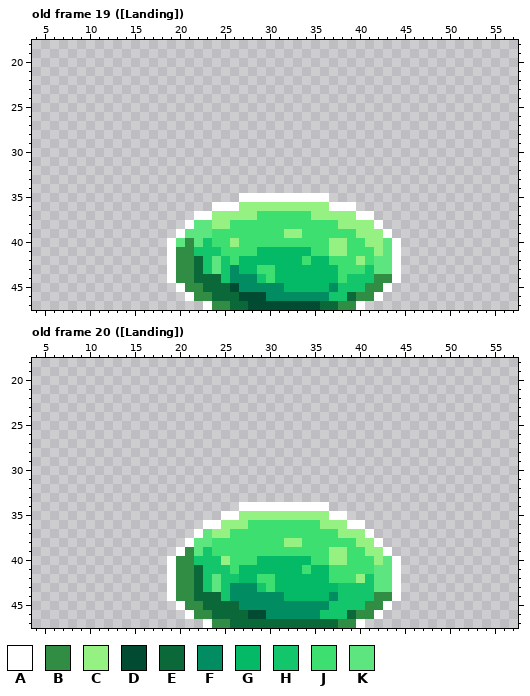
Edited in one commit: pixel-art file (Assets/Sprites/Enemies/SlimeEnemyAnimations.aseprite). That is the earlier state.
64x48 pixels, 23 frames. Shown: old frame 19 ([Landing]): x 4..57, y 18..47; old frame 20 ([Landing]): x 4..57, y 18..47. The commit also changed other frames, which this record leaves out.
Visible layers, top first: "Lighting" soft light, "Shadow" opacity 47% colour burn, "Slime".
Palette (. is transparent): A #ffffff  B #318d43  C #96f183  D #014b33  E #0b6939  F #018d61  G #04ba66  H #14c66b  J #3cdf70  K #5de57f
Pixels before, old frame 19 ([Landing]), first column x 19:
35 ........AAAAAAAAAA........
36 .....AAACCCCCCCCCCAAA.....
37 ...AACCCCCJJJJJJCCCCCAA...
38 ..AKKCCJJJJJJJJJJJJCCCCA..
39 .AKKKJJJJJJJJCCJJJJJJCCCA.
40 AKBKHJJCJJJJJJJJJJCCJJCCKA
41 ABBHHHJJJJGGGGGGJJCCJJJCKA
42 ABBEHKHJGGGGGGGJGGJJJCJKKA
43 ABBEHKHFGGJJGGGGGGGJJJHKKA
44 ABBEEEHFFFHJGGGGGGGJHHHBBA
45 .ABBEEEDFFFFFGGGGGFHHHBBA.
46 ..ABBEEEDDDFFFFFFFHHEBBA..
47 ....ABBEEDDDDDDDDEEBBA....
Pixels before, old frame 20 ([Landing]), first column x 19:
34 ........AAAAAAAAAA........
35 ......AACCCCCCCCCCAA......
36 ....AACCCJJJJJJJJCCCAA....
37 ...AKCCJJJJJJJJJJJJCCCA...
38 ..AKKJJJJJJJJCCJJJJJJCCA..
39 .ABKHJJJJJJJJJJJJJCCJJCCA.
40 ABBHHHCJJJGGGGGGJJCCJJJCKA
41 ABBEHHHJGGGGGGGJGGJJJJJKKA
42 ABBEHKHHGGJJGGGGGGJJJCHKKA
43 ABBEHKHFFFHJGGGGGGGHHHHKKA
44 ABBEEEHFFFFFFGGGGGFHHHHBBA
45 .ABBEEEEFFFFFFFFFFHHHHBBA.
46 ..ABBEEEEDDFFFFFFHHHEBBA..
47 ....ABBEEEEEEEEEEEEBBA....
New version:
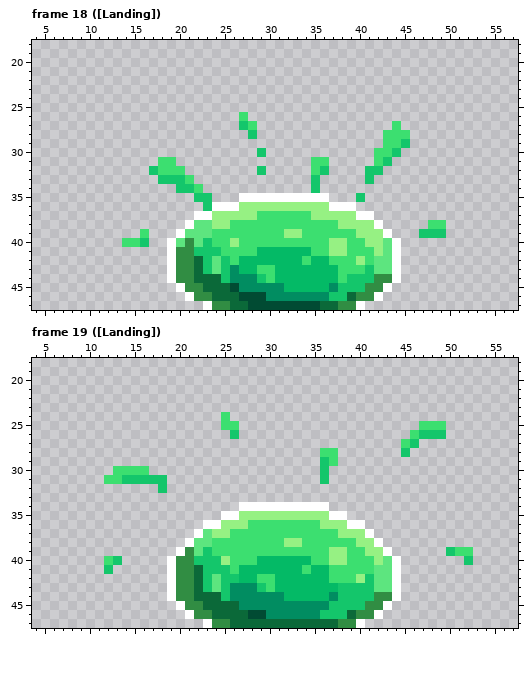
What changed:
frames 23 -> 39
layer "Splatter" added
Frame 18 ([Landing]) against old frame 19 ([Landing]), layers "Lighting", "Splatter":
There is now colour H in row 27 at x 27; in row 28 at x 28; in row 29 at x 45; in row 30 at x 29 and 44; in row 31 at x 43; in row 32 at x 17, 29, 36 and 41 to 42.
There is now colour H in row 33 at x 18 to 20, 35 and 41; in row 34 at x 20 to 21 and 35; in row 35 at x 22 to 23 and 40; in row 36 at x 23; in row 39 at x 47 to 49; in row 40 at x 16.
There is now colour J in row 26 at x 27; in row 27 at x 28 and 44; in row 28 at x 43 to 45; in row 29 at x 43 to 44; in row 30 at x 42 to 43; in row 31 at x 18 to 19, 35 to 36 and 42.
There is now colour J in row 32 at x 18 to 20 and 35; in row 33 at x 21; in row 34 at x 22; in row 38 at x 48 to 49; in row 39 at x 16; in row 40 at x 14 to 15.
Frame 19 ([Landing]) against old frame 20 ([Landing]), layers "Lighting", "Splatter":
There is now colour H in row 26 at x 26 and 47 to 49; in row 27 at x 46; in row 28 at x 45; in rows 29 to 30 at x 36; in row 31 at x 14 to 18 and 36; in row 32 at x 18.
There is now colour H in row 39 at x 50; in row 40 at x 13 and 52; in row 41 at x 12.
There is now colour J in row 24 at x 25; in row 25 at x 25 to 26 and 47 to 49; in row 26 at x 46; in row 27 at x 45; in row 28 at x 36 to 37; in row 29 at x 37.
There is now colour J in row 30 at x 13 to 16; in row 31 at x 12 to 13; in row 39 at x 51 to 52; in row 40 at x 12.
